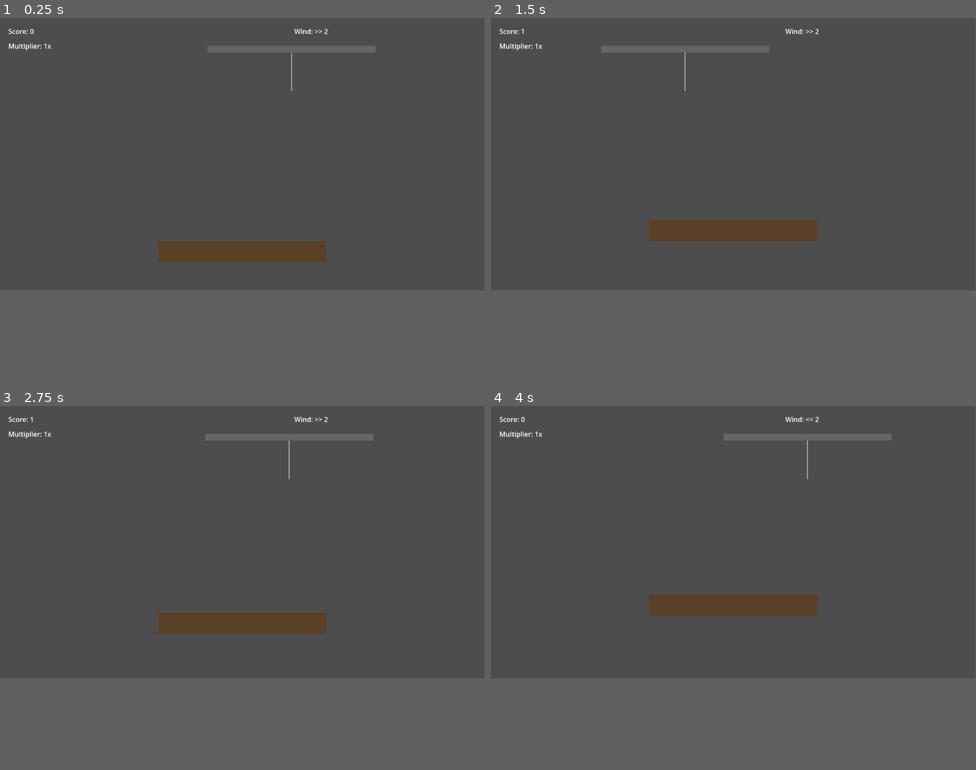
Above: before the commit, frames 1-4 (two rows, left to right).
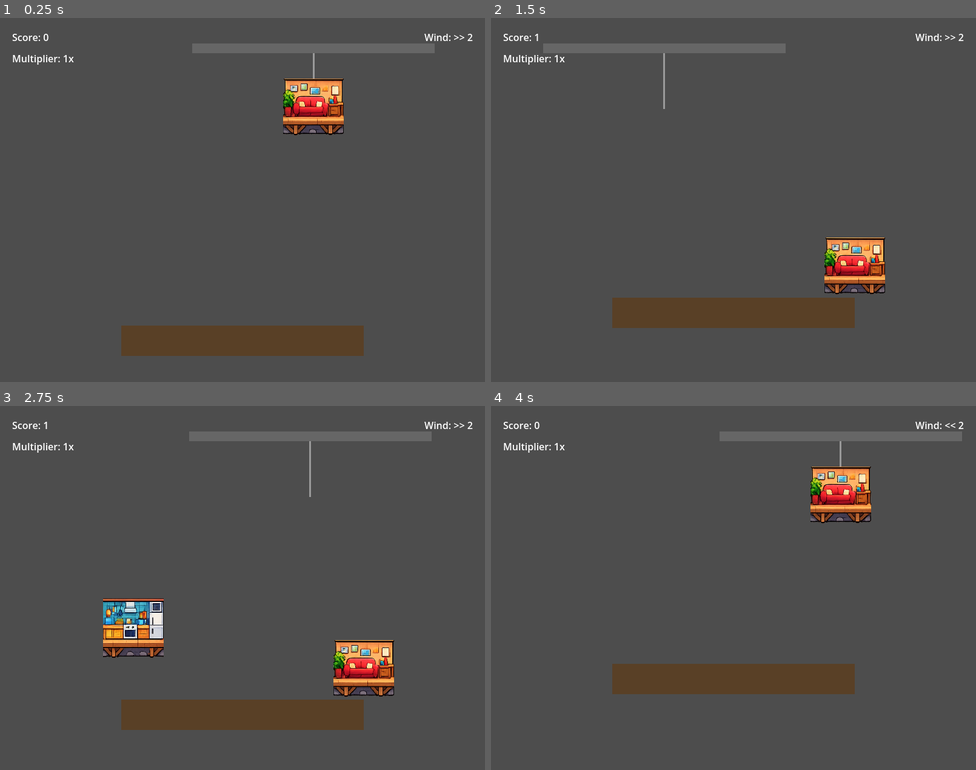
Above: after the commit, the same moments.

Repository: Rajintx/bloxxGame
Game: Godot game, scene res://scenes/Main.tscn
The game is run twice, just before and just after one commit, with the same random seed, the same clock (stepped at 60 frames per second) and the same inputs.
Inputs (mouse positions are in pixels of both pictures, inside the frame that each line leads up to):
- Up to frame 1 (0.25 s): no input
- Up to frame 2 (1.5 s): tap Enter at 0.5 s; move the mouse to (840, 141) at 0.52 s; hold Space (drop_block) 0.53-1.28 s; click (840, 141) at 0.67 s; move the mouse to (636, 167) at 1.27 s; tap Space (drop_block) at 1.35 s; click (636, 167) at 1.42 s
- Up to frame 3 (2.75 s): move the mouse to (291, 482) at 2.02 s; hold Space (drop_block) from 2.03 s (still down); click (291, 482) at 2.17 s
- Up to frame 4 (4 s): move the mouse to (709, 595) at 2.77 s; release Space (drop_block) at 2.78 s; tap Space (drop_block) at 2.85 s; click (709, 595) at 2.92 s; click "Restart" at 3.5 s
In our replay, the window is 799x449 before the commit and 800x600 after it. These sizes can differ from the game's own. Grey fills any space a smaller window leaves; there, only what the larger window draws over its background counts as a difference.

The runs differ from the first frame. In frame 1, 9.0% of the frame differs, in the area x 1-98%, y 3-93%; in frame 2, 9.1%; in frame 3, 11%, in the area x 1-98%, y 3-89%; in frame 4, 9.1%.

Commit message:
2026-05-27 R1 Fix asset size with block

Diff:
--- /dev/null
+++ b/assets/rooms/room_1.tres
@@ -0,0 +1,7 @@
+[gd_resource type="AtlasTexture" format=3 uid="uid://nuyknlqxxt4t"]
+
+[ext_resource type="Texture2D" uid="uid://meb8sfkr5rlu" path="res://assets/spritesheetblockx.png" id="1_2e5n4"]
+
+[resource]
+atlas = ExtResource("1_2e5n4")
+region = Rect2(52, 323, 234, 185)
--- /dev/null
+++ b/assets/rooms/room_2.tres
@@ -0,0 +1,7 @@
+[gd_resource type="AtlasTexture" format=3 uid="uid://baoqmm1tq7yrn"]
+
+[ext_resource type="Texture2D" uid="uid://meb8sfkr5rlu" path="res://assets/spritesheetblockx.png" id="1_c6k4b"]
+
+[resource]
+atlas = ExtResource("1_c6k4b")
+region = Rect2(315, 316, 245, 181)
--- /dev/null
+++ b/assets/rooms/room_3.tres
@@ -0,0 +1,7 @@
+[gd_resource type="AtlasTexture" format=3 uid="uid://b04t4xxewbvf6"]
+
+[ext_resource type="Texture2D" uid="uid://meb8sfkr5rlu" path="res://assets/spritesheetblockx.png" id="1_kmnh3"]
+
+[resource]
+atlas = ExtResource("1_kmnh3")
+region = Rect2(593, 316, 260, 173)
--- a/project.godot
+++ b/project.godot
@@ -43,6 +43,13 @@
 ]
 }
 
+[display]
+
+window/size/viewport_width=800
+window/size/viewport_height=600
+window/stretch/mode="canvas_items"
+window/stretch/aspect="keep"
+
 [rendering]
 
 renderer/rendering_method="mobile"
--- a/scenes/Block.tscn
+++ b/scenes/Block.tscn
@@ -4,7 +4,7 @@
 [ext_resource type="Texture2D" uid="uid://meb8sfkr5rlu" path="res://assets/spritesheetblockx.png" id="2_bwmav"]
 
 [sub_resource type="RectangleShape2D" id="RectangleShape2D_aadlf"]
-size = Vector2(100, 50)
+size = Vector2(100, 100)
 
 [node name="Block" type="RigidBody2D" unique_id=1187921187]
 collision_layer = 4
@@ -17,6 +17,7 @@
 linear_damp = 0.5
 angular_damp = 1.0
 script = ExtResource("1_01uos")
+block_color = Color(0.8925574, 0.32026085, 0, 1)
 
 [node name="CollisionShape2D" type="CollisionShape2D" parent="." unique_id=1020096104]
 shape = SubResource("RectangleShape2D_aadlf")
--- a/scenes/Main.tscn
+++ b/scenes/Main.tscn
@@ -1,17 +1,17 @@
-[gd_scene load_steps=3 format=3 uid="uid://dujat6b8k2box"]
+[gd_scene format=3 uid="uid://dujat6b8k2box"]
 
 [ext_resource type="Script" uid="uid://dlrxe2gndynge" path="res://scripts/main.gd" id="1_main"]
 
 [sub_resource type="RectangleShape2D" id="RectangleShape2D_foundation"]
 size = Vector2(400, 50)
 
-[node name="Main" type="Node2D"]
+[node name="Main" type="Node2D" unique_id=1848493285]
 script = ExtResource("1_main")
 
-[node name="Camera2D" type="Camera2D" parent="."]
+[node name="Camera2D" type="Camera2D" parent="." unique_id=1071358920]
 position = Vector2(400, 300)
 
-[node name="Background" type="ColorRect" parent="."]
+[node name="Background" type="ColorRect" parent="." unique_id=132470501]
 anchors_preset = 15
 anchor_right = 1.0
 anchor_bottom = 1.0
@@ -19,58 +19,58 @@
 grow_vertical = 2
 color = Color(0.53, 0.81, 0.92, 1)
 
-[node name="Foundation" type="StaticBody2D" parent="."]
+[node name="Foundation" type="StaticBody2D" parent="." unique_id=1559834515]
 position = Vector2(400, 550)
 collision_layer = 2
 collision_mask = 0
 
-[node name="CollisionShape2D" type="CollisionShape2D" parent="Foundation"]
+[node name="CollisionShape2D" type="CollisionShape2D" parent="Foundation" unique_id=353765422]
 shape = SubResource("RectangleShape2D_foundation")
 
-[node name="FoundationVisual" type="ColorRect" parent="Foundation"]
+[node name="FoundationVisual" type="ColorRect" parent="Foundation" unique_id=927218965]
 offset_left = -200.0
 offset_top = -25.0
 offset_right = 200.0
 offset_bottom = 25.0
 color = Color(0.35, 0.25, 0.15, 1)
 
-[node name="Crane" type="Node2D" parent="."]
+[node name="Crane" type="Node2D" parent="." unique_id=1967835515]
 position = Vector2(400, 50)
 
-[node name="ArmVisual" type="ColorRect" parent="Crane"]
+[node name="ArmVisual" type="ColorRect" parent="Crane" unique_id=1819840163]
 offset_left = -200.0
 offset_top = -8.0
 offset_right = 200.0
 offset_bottom = 8.0
 color = Color(0.4, 0.4, 0.4, 1)
 
-[node name="Rope" type="Line2D" parent="Crane"]
+[node name="Rope" type="Line2D" parent="Crane" unique_id=2018720368]
 points = PackedVector2Array(0, 8, 0, 100)
 width = 3.0
 default_color = Color(0.6, 0.6, 0.6, 1)
 
-[node name="BlockContainer" type="Node2D" parent="Crane"]
+[node name="BlockContainer" type="Node2D" parent="Crane" unique_id=938436713]
 position = Vector2(0, 100)
 
-[node name="Tower" type="Node2D" parent="."]
+[node name="Tower" type="Node2D" parent="." unique_id=615735626]
 
-[node name="UI" type="CanvasLayer" parent="."]
+[node name="UI" type="CanvasLayer" parent="." unique_id=1235793330]
 
-[node name="ScoreLabel" type="Label" parent="UI"]
+[node name="ScoreLabel" type="Label" parent="UI" unique_id=722710201]
 offset_left = 20.0
 offset_top = 20.0
 offset_right = 200.0
 offset_bottom = 50.0
 text = "Score: 0"
 
-[node name="MultiplierLabel" type="Label" parent="UI"]
+[node name="MultiplierLabel" type="Label" parent="UI" unique_id=471362600]
 offset_left = 20.0
 offset_top = 55.0
 offset_right = 200.0
 offset_bottom = 85.0
 text = "Multiplier: 1x"
 
-[node name="WindLabel" type="Label" parent="UI"]
+[node name="WindLabel" type="Label" parent="UI" unique_id=1429173770]
 offset_left = 600.0
 offset_top = 20.0
 offset_right = 780.0
@@ -78,7 +78,7 @@
 text = "Wind: Calm"
 horizontal_alignment = 2
 
-[node name="GameOverScreen" type="Control" parent="UI"]
+[node name="GameOverScreen" type="Control" parent="UI" unique_id=464773537]
 visible = false
 layout_mode = 3
 anchors_preset = 15
@@ -87,7 +87,7 @@
 grow_horizontal = 2
 grow_vertical = 2
 
-[node name="Dimmer" type="ColorRect" parent="UI/GameOverScreen"]
+[node name="Dimmer" type="ColorRect" parent="UI/GameOverScreen" unique_id=1990712762]
 layout_mode = 0
 anchor_right = 1.0
 anchor_bottom = 1.0
@@ -95,7 +95,7 @@
 grow_vertical = 2
 color = Color(0, 0, 0, 0.6)
 
-[node name="GameOverLabel" type="Label" parent="UI/GameOverScreen"]
+[node name="GameOverLabel" type="Label" parent="UI/GameOverScreen" unique_id=287362165]
 layout_mode = 0
 anchor_left = 0.5
 anchor_top = 0.5
@@ -110,7 +110,7 @@
 horizontal_alignment = 1
 vertical_alignment = 1
 
-[node name="RestartButton" type="Button" parent="UI/GameOverScreen"]
+[node name="RestartButton" type="Button" parent="UI/GameOverScreen" unique_id=1962214265]
 layout_mode = 0
 anchor_left = 0.5
 anchor_top = 0.5
@@ -124,7 +124,7 @@
 grow_vertical = 2
 text = "Restart"
 
-[node name="PauseScreen" type="Control" parent="UI"]
+[node name="PauseScreen" type="Control" parent="UI" unique_id=2013697629]
 visible = false
 layout_mode = 3
 anchors_preset = 15
@@ -133,7 +133,7 @@
 grow_horizontal = 2
 grow_vertical = 2
 
-[node name="Dimmer" type="ColorRect" parent="UI/PauseScreen"]
+[node name="Dimmer" type="ColorRect" parent="UI/PauseScreen" unique_id=1601829421]
 layout_mode = 0
 anchor_right = 1.0
 anchor_bottom = 1.0
@@ -141,7 +141,7 @@
 grow_vertical = 2
 color = Color(0, 0, 0, 0.6)
 
-[node name="PauseLabel" type="Label" parent="UI/PauseScreen"]
+[node name="PauseLabel" type="Label" parent="UI/PauseScreen" unique_id=1798484937]
 layout_mode = 0
 anchor_left = 0.5
 anchor_top = 0.5
@@ -157,7 +157,7 @@
 horizontal_alignment = 1
 vertical_alignment = 1
 
-[node name="ResumeButton" type="Button" parent="UI/PauseScreen"]
+[node name="ResumeButton" type="Button" parent="UI/PauseScreen" unique_id=536480440]
 layout_mode = 0
 anchor_left = 0.5
 anchor_top = 0.5
@@ -171,7 +171,7 @@
 grow_vertical = 2
 text = "Resume"
 
-[node name="RestartButton" type="Button" parent="UI/PauseScreen"]
+[node name="RestartButton" type="Button" parent="UI/PauseScreen" unique_id=1230302633]
 layout_mode = 0
 anchor_left = 0.5
 anchor_top = 0.5
--- a/scripts/Block.gd
+++ b/scripts/Block.gd
@@ -2,27 +2,87 @@
 
 @export var block_color: Color = Color.WHITE
 
+# Array of room textures (can be AtlasTextures or standard Textures)
+@export var rooms: Array[Texture2D] = []
+
+# Target size for the block (physics and visual)
+const BLOCK_SIZE = Vector2(100, 100)
+
+# Upscale factor to make the block look bigger on screen
+# 1.0 means the block will render at its actual size (100x100 pixels)
+const UPSCALE_FACTOR = 1.0
+
+@onready var sprite := $BlockVisual as Sprite2D
+@onready var collision := $CollisionShape2D as CollisionShape2D
+
+# Define the signal that main.gd expects
 signal screen_exited(block: RigidBody2D)
 
 func _ready() -> void:
-	# Assuming block size 64x64 on a 1536x1024 spritesheet
-	var cols = 1536 / 64
-	var rows = 1024 / 64
-	var total_frames = cols * rows
+	# If rooms array is empty, try to load default textures
+	if rooms.is_empty():
+		# Try loading AtlasTextures first
+		rooms = [
+			load("res://assets/rooms/room_1.tres"),
+			load("res://assets/rooms/room_2.tres"),
+			load("res://assets/rooms/room_3.tres")
+		]
 
-	# Select random frame
-	var random_frame = randi() % total_frames
-	var frame_x = random_frame % cols
-	var frame_y = random_frame / cols
+		# If AtlasTextures fail, try loading the raw PNG
+		if rooms.is_empty() or rooms[0] == null:
+			var texture = load("res://assets/rooms/room1.png")
+			if texture:
+				rooms = [texture]
 
-	$BlockVisual.frame_coords = Vector2i(frame_x, frame_y)
+	if rooms.size() > 0:
+		var selected = rooms[randi() % rooms.size()]
+		if selected == null:
+			push_error("Failed to load texture")
+			return
 
-	# Connect to the native RigidBody2D body_entered signal
-	body_entered.connect(Callable(self, "_on_body_entered"))
-	$VisibleOnScreenNotifier2D.screen_exited.connect(on_screen_exited)
+		sprite.texture = selected
+
+		# Get the actual texture size
+		var tex_size: Vector2
+		if selected is AtlasTexture:
+			tex_size = (selected as AtlasTexture).region.size
+		else:
+			tex_size = selected.get_size()
+
+		_fit_texture_to_block(tex_size)
+	else:
+		push_error("No textures available")
+		# Fallback to a default color if no texture
+		if sprite:
+			sprite.visible = false
+
+	# Connect signals
+	body_entered.connect(_on_body_entered)
+	$VisibleOnScreenNotifier2D.screen_exited.connect(_on_screen_exited)
+
+func _fit_texture_to_block(tex_size: Vector2) -> void:
+	if sprite == null or tex_size.x == 0 or tex_size.y == 0:
+		return
+
+	# 1. Configure Sprite2D to fill the block bounds perfectly without cropping
+	sprite.hframes = 1
+	sprite.vframes = 1
+	sprite.region_enabled = false
+
+	# 2. Scale the sprite to match the target BLOCK_SIZE
+	sprite.scale = Vector2(BLOCK_SIZE.x / tex_size.x, BLOCK_SIZE.y / tex_size.y) * UPSCALE_FACTOR
+
+	# 3. Center the sprite
+	sprite.centered = true
+	sprite.position = Vector2(0, 0)
+
+	# 4. Update collision shape to match the block size
+	if collision and collision.shape is RectangleShape2D:
+		collision.shape.size = BLOCK_SIZE
 
 func _on_body_entered(body: Node) -> void:
 	pass
 
-func on_screen_exited() -> void:
-	emit_signal("screen_exited", self)
+func _on_screen_exited() -> void:
+	# Emit the custom signal expected by main.gd
+	screen_exited.emit(self)
--- a/scripts/main.gd
+++ b/scripts/main.gd
@@ -20,7 +20,7 @@
 var wind_duration_min: float = 5.0
 var wind_duration_max: float = 12.0
 
-var perfect_threshold: float = 5.0
+var perfect_threshold: float = 20.0  # Scaled up for larger blocks
 var last_landed_x: float = 0.0
 var last_landed_blocks: Array = []
 var tilt_threshold_degrees: float = 25
@@ -29,6 +29,7 @@
 
 var camera_lerp_speed: float = 0.8
 var camera_y_offset_from_block: float = 150.0
+var camera_zoom: float = 1.0  # Add camera zoom variable
 
 var block_colors: Array = [
 	Color(0.9, 0.75, 0.2),
@@ -58,15 +59,14 @@
 
 func _ready() -> void:
 	print("Main.gd _ready() called")
-	block_physics_material = PhysicsMaterial.new()
-	block_physics_material.friction = BLOCK_FRICTION
-	block_physics_material.bounce = BLOCK_BOUNCE
+	process_mode = Node.PROCESS_MODE_ALWAYS
 
 	var foundation = get_node_or_null("Foundation")
 	if foundation:
 		foundation.add_to_group("foundation")
 		last_landed_node = foundation
 		last_landed_x = foundation.global_position.x
+		print("Foundation position: ", foundation.global_position)
 
 	_connect_buttons()
 	randomize()
@@ -75,6 +75,13 @@
 	_spawn_new_block()
 
 	target_camera_y = last_landed_node.global_position.y - camera_y_offset_from_block
+	print("Initial camera target Y: ", target_camera_y)
+	print("Camera initial position Y: ", camera.position.y)
+	print("Crane initial position Y: ", crane.position.y)
+	print("BlockContainer initial global position Y: ", block_container.global_position.y)
+
+	# Set camera zoom to maintain consistent view
+	camera.zoom = Vector2(camera_zoom, camera_zoom)
 
 func _connect_buttons() -> void:
 	var go_restart = game_over_screen.get_node_or_null("RestartButton")
@@ -97,6 +104,9 @@
 	camera.position.y = lerp(camera.position.y, target_camera_y, camera_lerp_speed * delta)
 	crane.position.y = camera.position.y - 250.0
 
+	# Ensure camera zoom is maintained
+	camera.zoom = Vector2(camera_zoom, camera_zoom)
+
 	wind_timer += delta
 	if wind_timer >= wind_interval:
 		_update_wind()
@@ -113,6 +123,9 @@
 			current_block.apply_central_force(wind_velocity * 5.0)
 
 	_check_tilt()
+
+	# Debug print camera position
+	print("Camera Y: ", camera.position.y, " Target Y: ", target_camera_y)
 
 func _input(event: InputEvent) -> void:
 	if event.is_action_pressed("ui_cancel"):
@@ -235,7 +248,6 @@
 			var rot = rad_to_deg(block.get_meta("landed_rotation", 0.0))
 			cumulative_lean += rot
 
-	print("DEBUG: Cumulative lean = %.4f degrees" % cumulative_lean)
 
 	if abs(cumulative_lean) >= tilt_threshold_degrees:
 		print("DEBUG: Cumulative lean too high. Starting tower collapse.")
@@ -369,6 +381,12 @@
 
 	camera.position.y = target_camera_y
 
+	# Ensure camera zoom is maintained
+	camera.zoom = Vector2(camera_zoom, camera_zoom)
+
+	# Ensure camera zoom is maintained
+	camera.zoom = Vector2(camera_zoom, camera_zoom)
+
 	game_over_screen.visible = false
 	pause_screen.visible = false
 
Binary file added: assets/room1.png
Binary file added: assets/rooms/room1.png
